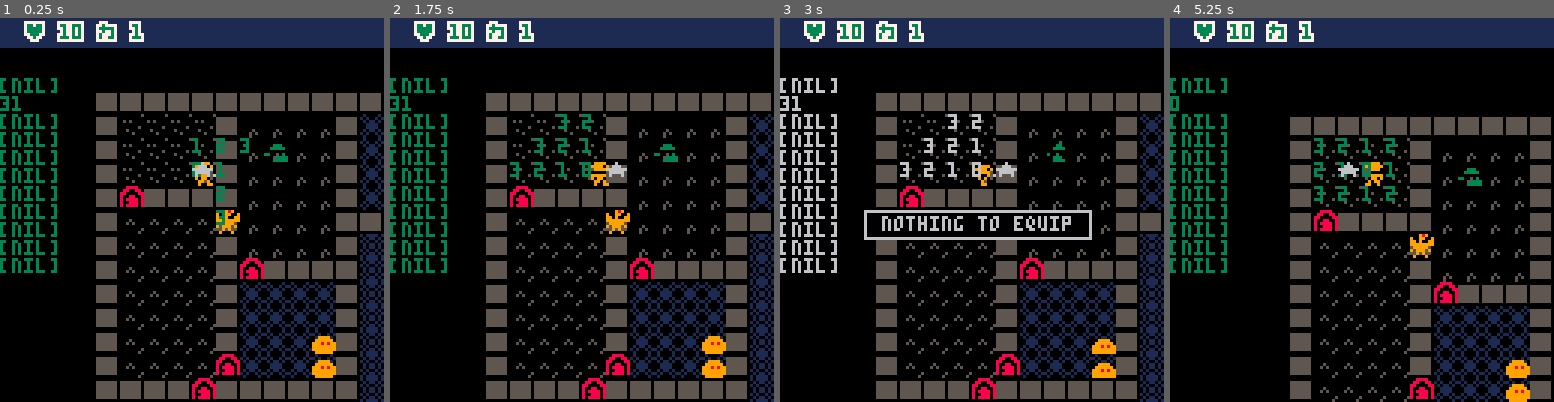
Above: before the commit, frames 1-4 (left to right).
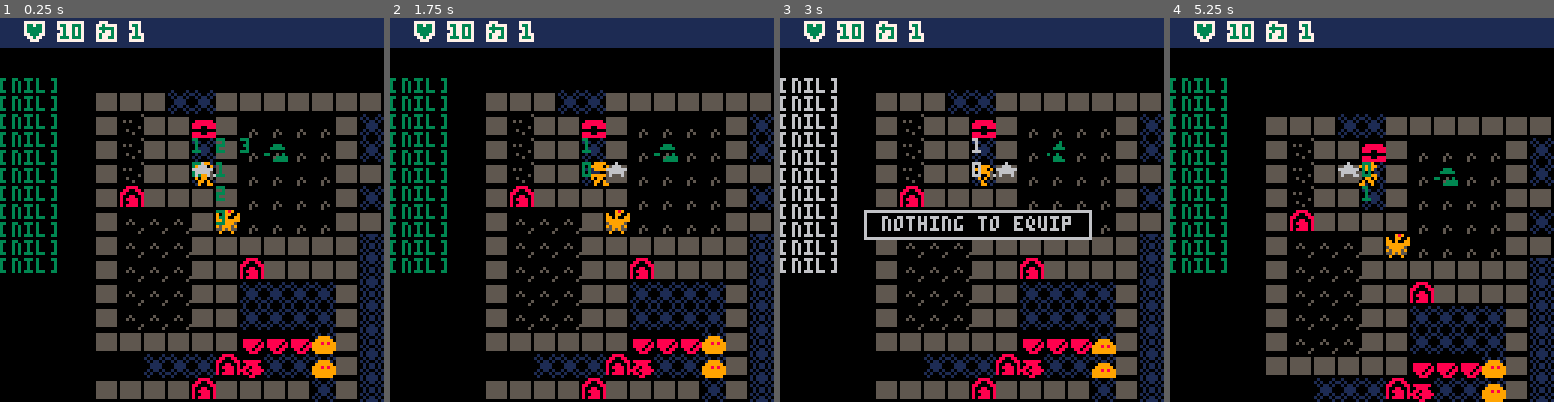
Above: after the commit, the same moments.

Repository: chebastian/picoabyss
Game: PICO-8 cartridge rouge.p8
Same seed, same stepped clock (60 frames per second), same inputs: the game is played once before the commit and once after it.
Inputs:
- Up to frame 1 (0.25 s): no input
- Up to frame 2 (1.75 s): tap X (X key) at 0.33, 1.07 s; tap O (Z key) at 0.7, 1.7 s; hold Right from 1.6 s (still down)
- Up to frame 3 (3 s): tap X (X key) at 1.85, 2.97 s; release Right at 2.1 s; tap O (Z key) at 2.1, 2.5, 2.9 s; hold Up 2.15-2.42 s; hold Right from 2.47 s (still down)
- Up to frame 4 (5.25 s): release Right at 3.03 s; hold Left 3.08-3.58 s; tap O (Z key) every 0.4 s from 3.3 to 4.9 s; hold Down 3.63-3.97 s; hold Right 4.02-4.68 s; tap X (X key) at 4.08, 5.2 s; hold Up 4.73-5.03 s; hold Left from 5.08 s (still down)

The runs differ from the first frame. In frame 1, 8.3% of the frame differs, in the area x 0-100%, y 18-100%; in frame 2, 8.5%; in frame 3, 8.1%; in frame 4, 24%, in the area x 1-100%, y 20-100%.

Commit message:
add rand room gen and cleanup in rouge

Diff:
--- a/rouge.p8
+++ b/rouge.p8
@@ -34,7 +34,7 @@
 function genmap()
  _gen_rct = regen(4,30)
  _room_idx = 0
- foreach(_gen_rct,map_rct)
+ foreach(_gen_rct,map_rct_rnd)
  map_doors()
 end
 
@@ -59,7 +59,6 @@
 	cls()
  _drw()
  drw_win()
- _dbg[1] = tile_sig(_plyr.pos)
 
  if _drw_dbg then
 	 cursor(0,20)
@@ -1122,19 +1121,6 @@
  return ptoi(ent.pos)
 end
 
---function arr_cont(arr,a,cmp)
--- return arr_find(arr,a,cmp) != nil
---end
---
---function arr_find(arr,a,cmp)
--- for it in all(arr) do
---  if cmp(a,it) then
---   return it
---  end
--- end
--- return nil
---end
-
 function lerp(a,b,d)
 	if(d >= 1.0) return b
  return a+(b-a)*d
@@ -1296,6 +1282,14 @@
 
  return true
 end
+
+-- rnd
+
+function rnd_rng(_min,_max)
+ local r = max(_min,ceil(rnd()*_max))
+ return min(r,_max)
+end
+
 -->8
 -- gen
 
@@ -1522,25 +1516,41 @@
  _room_idx%=5
 end
 
+function map_rct_rnd(r)
+-- ★ hack to never gen rooms of size 1
+ local nw =	rnd_rng(r.w/2,r.w)
+ local nh =	rnd_rng(r.h/2,r.h)
+ local nx = r.x
+ local x,y,w,h = nx,r.y,
+ 																nw,nh
+ local idx = 1
+ local flrid = 2+_room_idx
+ for i=0,w,1 do
+  mset(x+i,y,idx)
+  mset(x+i,y+h,idx)
+ end
+
+ for i=0,h,1 do
+  mset(x,y+i,idx)
+  mset(x+w,y+i,idx)
+  if i != 0 and i != h then
+	  for mx=1,w-1,1 do
+	  	mset(x+mx,y+i,flrid)
+	  end
+  end
+
+ end
+
+ _room_idx+=1
+ _room_idx%=5
+end
+
 function map_doors()
  for k,v in pairs(_ps) do
   mset(v.x,v.y,9)
  end
 end
 
-function tile_sig(po)
- local sig = 0
- for i=1,8 do
-  local d = dir8[i]
-  if chk_solid(add_t(po,d)) then
-   sig += 1
-  end
-  if(i < 8) then
-  	sig = shl(sig,1)
-  end
- end
- return sig
-end
 
 -->8
 -- █ todo
